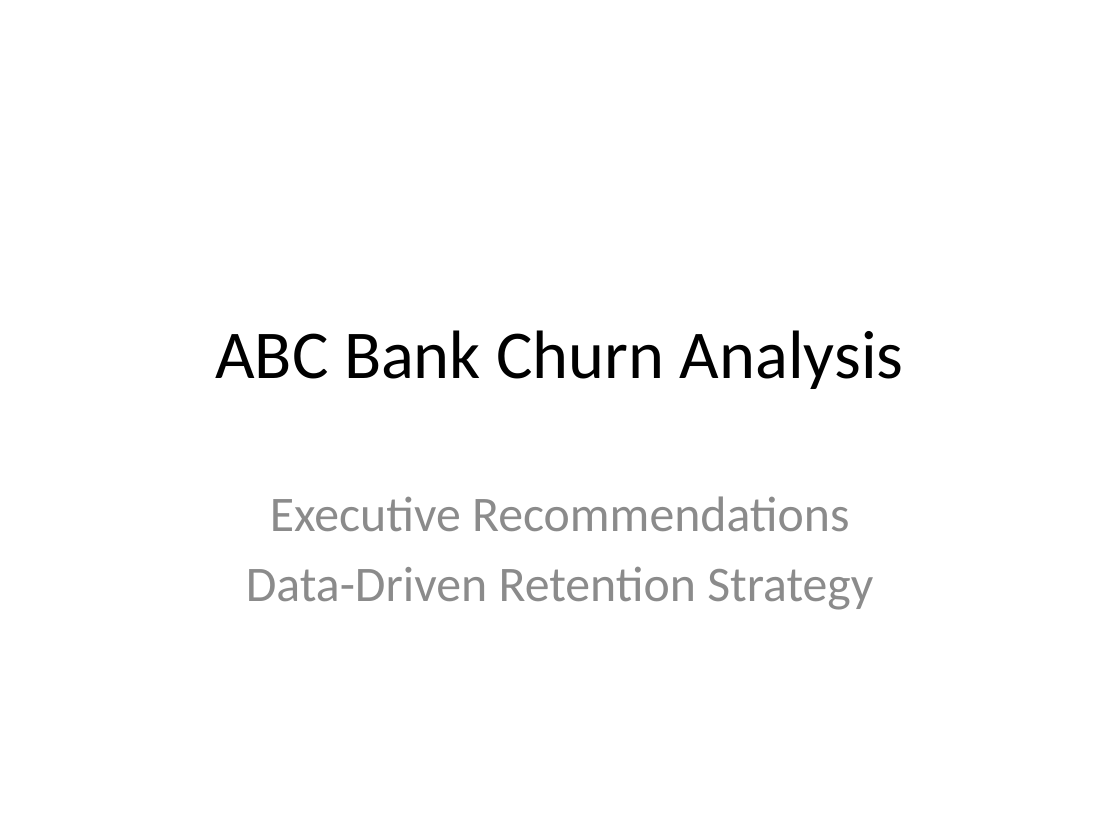
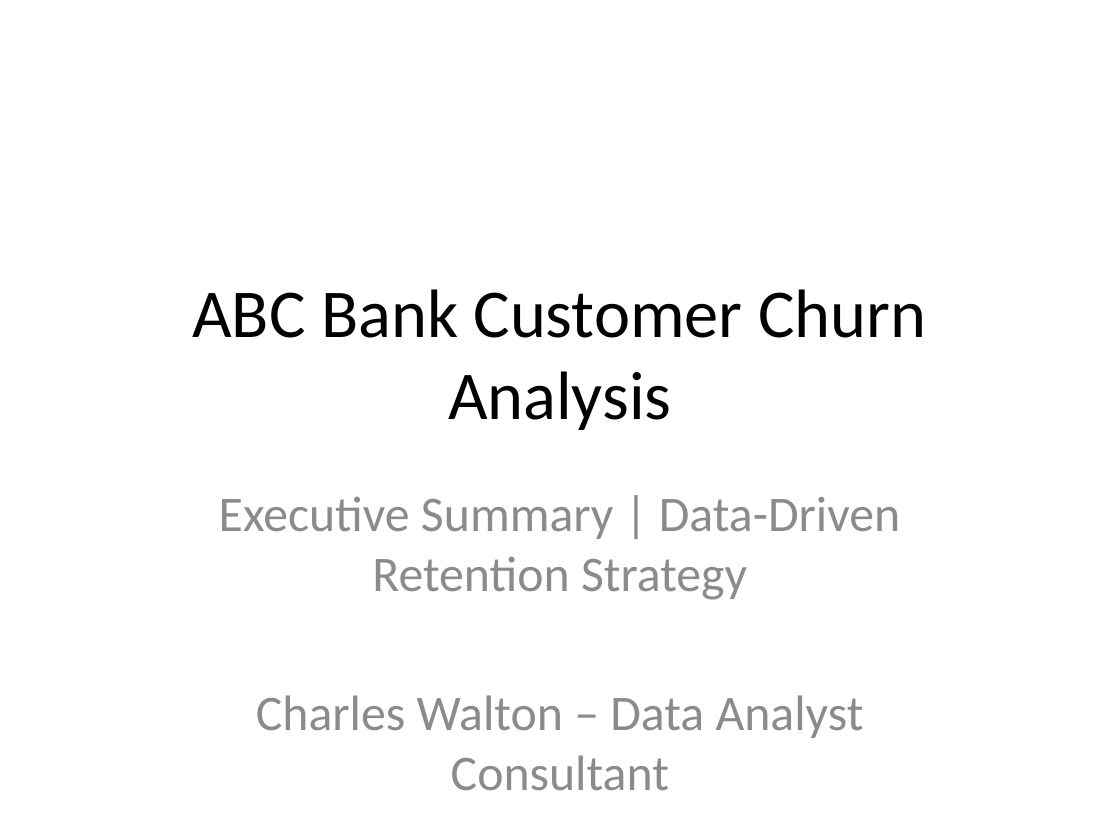
Before and after one commit to cwalton133/abc-bank-churn-analysis, a slide deck: slide 1 of slides/ABC_Bank_Churn_Recommendations.pptx. Drawn at 1120x840 pixels with LibreOffice and Linux fonts; fonts in the diff are those of the drawing. Boxes give left, top, right and bottom in pixels: in the first picture for what was removed or moved away, otherwise in the second. Text is boxed around its words. In the diff, an @@ line names an element or a change of style, - is before the commit and + after.

```diff
--- a/slides/ABC_Bank_Churn_Recommendations.pptx
+++ b/slides/ABC_Bank_Churn_Recommendations.pptx
@@ title at (x1=192, y1=289, x2=926, y2=430): text changed @@
-ABC Bank Churn Analysis
+ABC Bank Customer Churn Analysis
@@ subtitle at (x1=219, y1=497, x2=900, y2=790): text changed @@
-Executive Recommendations
-Data-Driven Retention Strategy
+Executive Summary | Data-Driven Retention Strategy
+Charles Walton – Data Analyst Consultant
```
Also in this commit, not shown: 3 other slides changed, 6 slides added, 6 slides removed.
